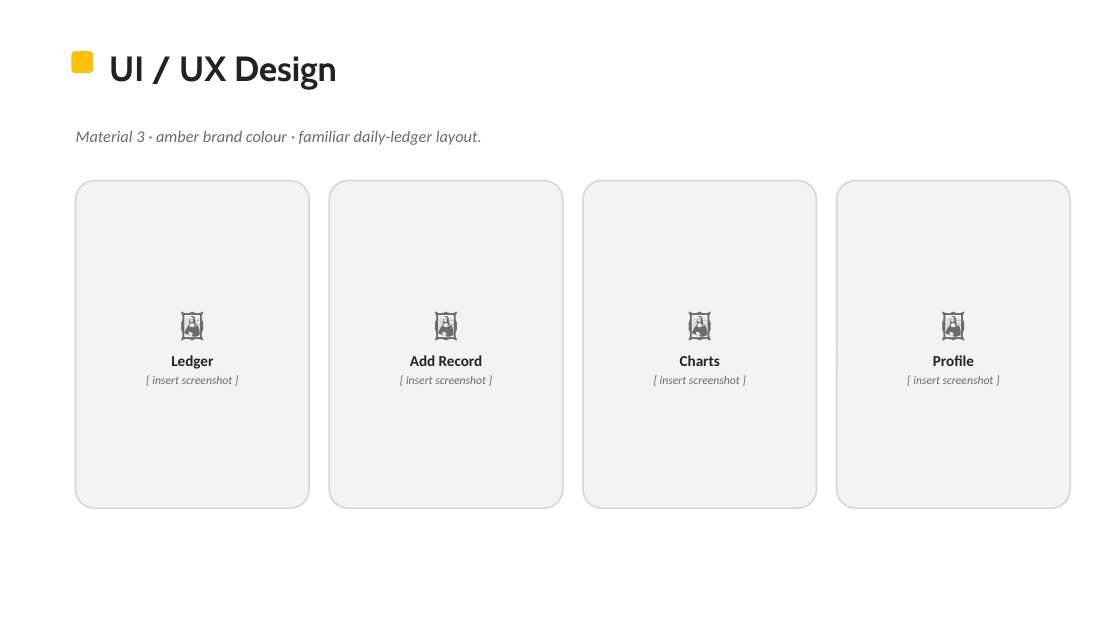
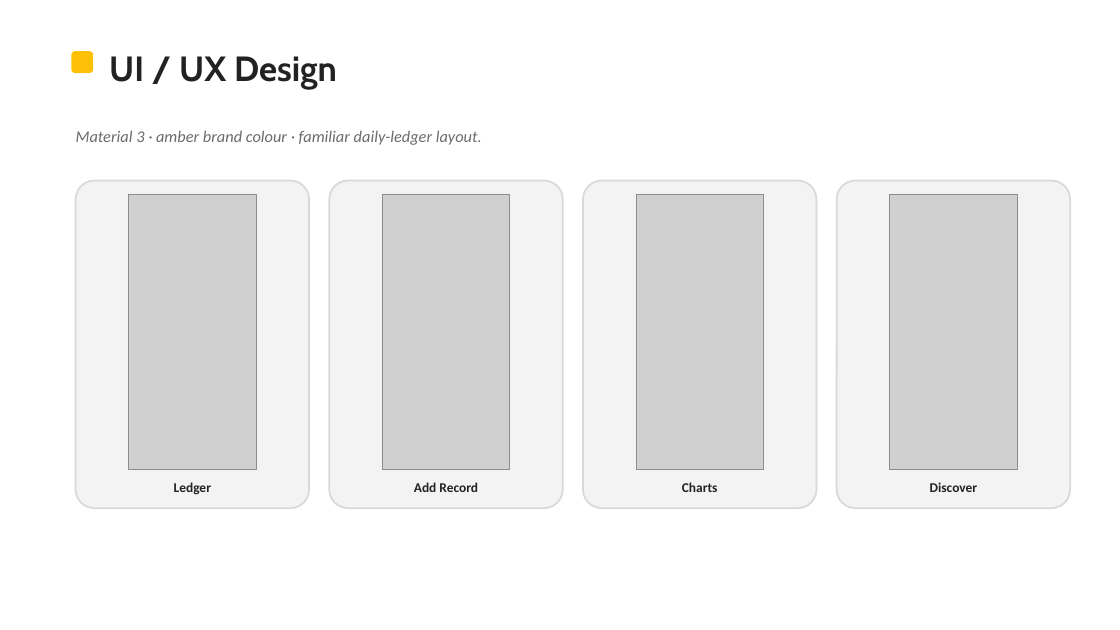
Before and after one commit to LBBT-God/expense-tracker, a slide deck: slide 10 of docs/My_Wallet_Presentation.pptx (slide 9 before the commit). Drawn at 1120x630 pixels with LibreOffice and Linux fonts; fonts in the diff are those of the drawing; grey boxes stand for pictures. Boxes give left, top, right and bottom in pixels: in the first picture for what was removed or moved away, otherwise in the second. Text is boxed around its words. In the diff, an @@ line names an element or a change of style, - is before the commit and + after.

Commit message:
Presentation: add screenshots and a Cloud Database (Firebase) slide
- Insert app screenshots into the title, solution and UI/UX slides
- Add a "Cloud Database — Firebase" slide pairing the app with the
  Firestore console (transactions collection) to show realtime cloud sync
- Remove the Profile references and the Live Demo slide
- Add docs/screenshots/firebase_console.png used by build_slides.py

```diff
--- a/docs/My_Wallet_Presentation.pptx
+++ b/docs/My_Wallet_Presentation.pptx
@@ picture added at <box>129,194,256,470</box> @@
@@ picture added at <box>382,194,510,470</box> @@
@@ picture added at <box>636,194,764,470</box> @@
@@ picture added at <box>890,194,1017,470</box> @@
@@ text removed at <box>152,355,233,384</box> @@
-🖼
-Ledger
-[ insert screenshot ]
@@ text removed at <box>660,355,740,384</box> @@
-🖼
-Charts
-[ insert screenshot ]
@@ text removed at <box>913,355,994,384</box> @@
-🖼
-Profile
-[ insert screenshot ]
@@ text at <box>406,376,486,384</box>: paragraph removed @@
-[ insert screenshot ]
@@ text at <box>414,482,478,492</box>: paragraph removed @@
-🖼
@@ text "Add Record": place and size @@
-text "Add Record" at <box>406,355,486,384</box>
+text "Add Record" at <box>414,482,478,492</box>
@@ text "Add Record" at <box>414,482,478,492</box>: size 13 to 11.5 pt; more space between paragraphs @@
@@ text added at <box>174,482,211,495</box>, 11.5 pt, text #222222, bold @@
+Ledger
@@ text added at <box>682,482,718,492</box>, 11.5 pt, text #222222, bold @@
+Charts
@@ text added at <box>930,482,978,492</box>, 11.5 pt, text #222222, bold @@
+Discover
```
Also in this commit, not shown: 6 other slides changed, 1 slide added, 1 slide removed, 2 other files.
